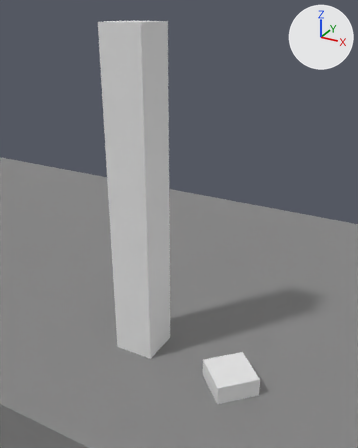
The glTF model assets/map_forest.gltf, before and after one commit.
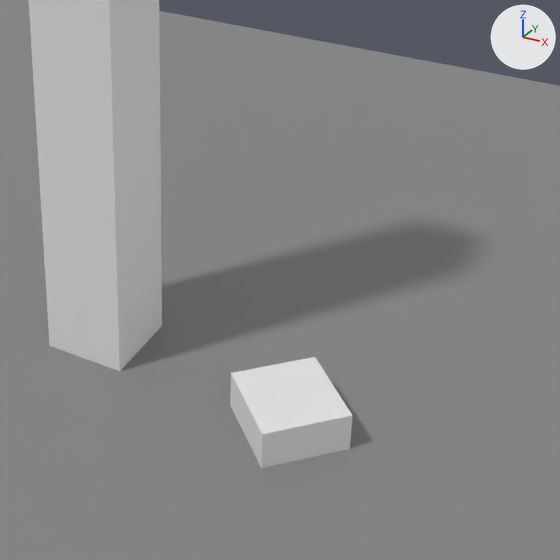
Each version appears first from a 50 mm camera at (125.93, -8.9, 8.28) aimed at (120.76, 0.5, 3.58), and next in a close-up on the part from 26% to 100% of the width and 41% to 100% of the height. Lighting does not change. The marker at upper right points along +X, +Y and +Z. Where no turn or scale is listed for an object, it has been applied to the vertices.

The first close-up shows 'Crib', 'End', 'Ground.002', 'Ground.007'.
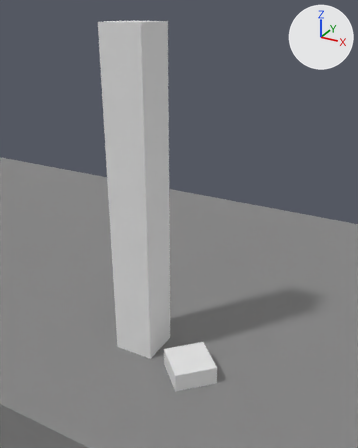
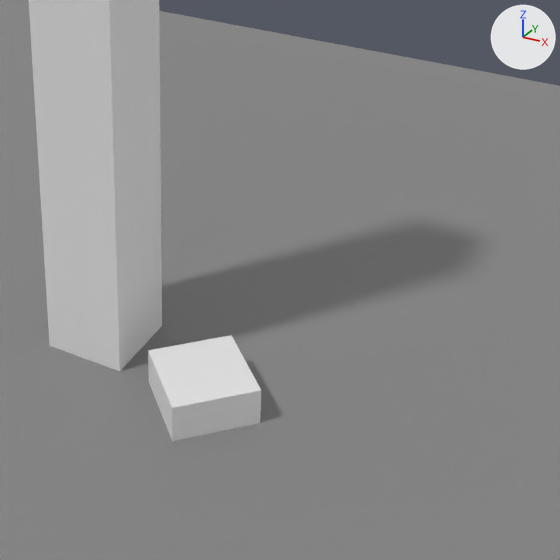
Commit message: Tweak the position of the crib

The change, as a diff of the scene's bpy script:
```diff
--- a/assets/map_forest.gltf.py
+++ b/assets/map_forest.gltf.py
@@ ob_crib @@
 ob_crib = bpy.data.objects.new('Crib', me_cube_013)
-ob_crib.location = (122.6, -0.4, 0.2)
+ob_crib.location = (121.6, -0.5, 0.2)
```

Where the change shows, as pixel boxes (x1, y1, x2, y2) in the close-ups (560 x 560 px):
'Crib', moved
    before: (230, 357, 353, 468)
    after: (148, 335, 261, 441)
